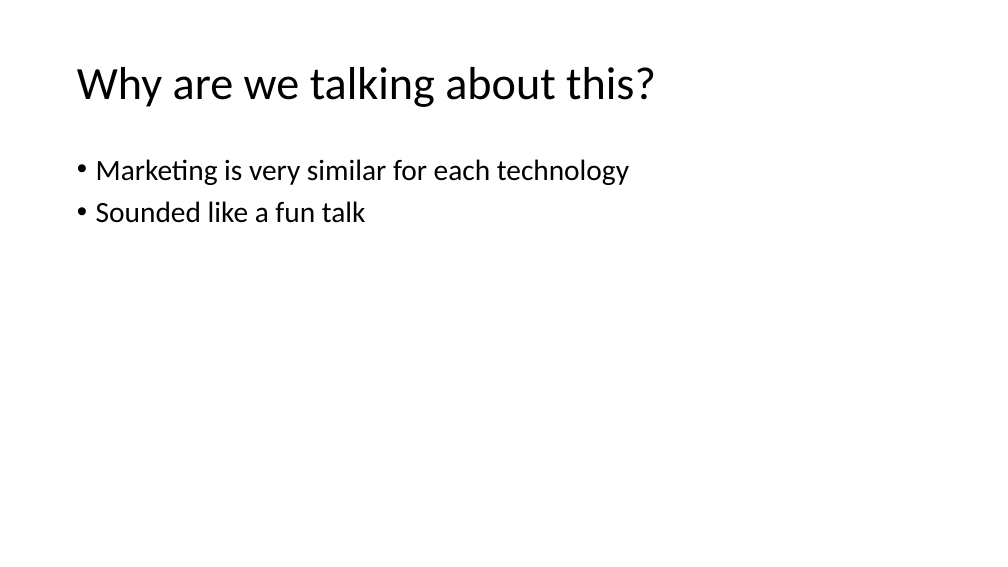
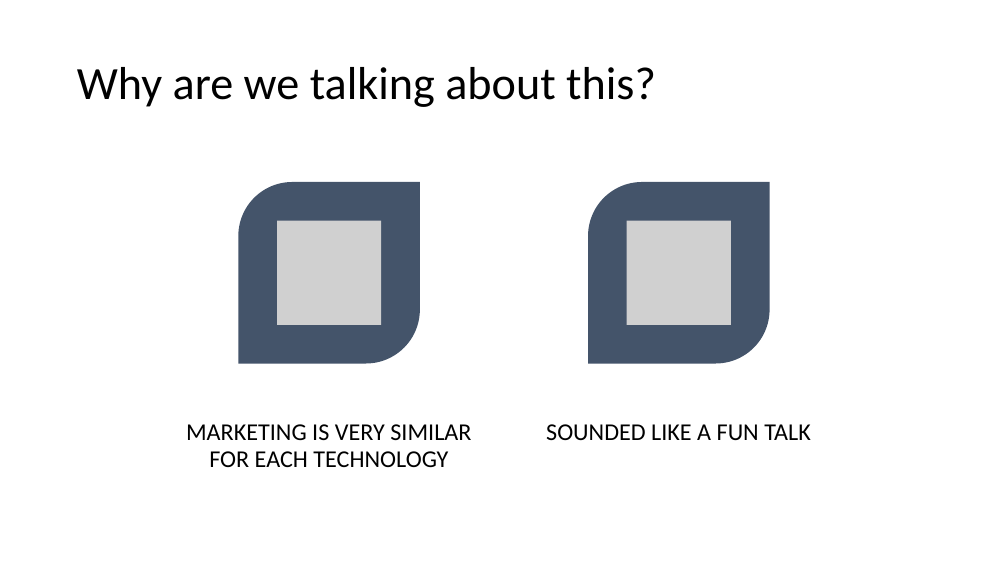
Before and after one commit to ProgrammerAL/Presentations-2020, a slide deck: slide 3 of 2020-04-14 ONETUG App Communication Juxtaposition/Presentation.pptx. Drawn at 1008x567 pixels with LibreOffice and Linux fonts; fonts in the diff are those of the drawing; grey boxes stand for pictures. Boxes give left, top, right and bottom in pixels: in the first picture for what was removed or moved away, otherwise in the second. Text is boxed around its words. In the diff, an @@ line names an element or a change of style, - is before the commit and + after.

```diff
--- a/2020-04-14 ONETUG App Communication Juxtaposition/Presentation.pptx
+++ b/2020-04-14 ONETUG App Communication Juxtaposition/Presentation.pptx
@@ text removed at bbox=[96, 159, 629, 223] @@
-• Marketing is very similar for each technology
-• Sounded like a fun talk
@@ group added at bbox=[186, 182, 811, 467]: 2 round diag rects, 2 pictures, 2 texts @@
+MARKETING IS VERY SIMILAR FOR EACH TECHNOLOGY
+SOUNDED LIKE A FUN TALK
```
Also in this commit, not shown: 11 other slides changed, 1 slide added.
